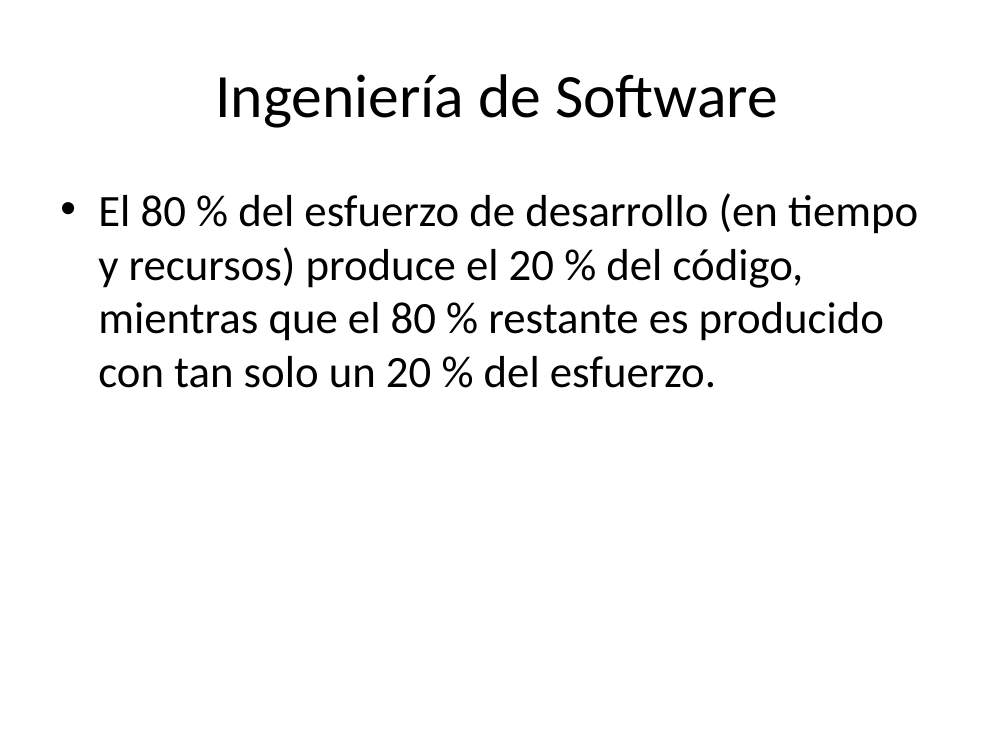
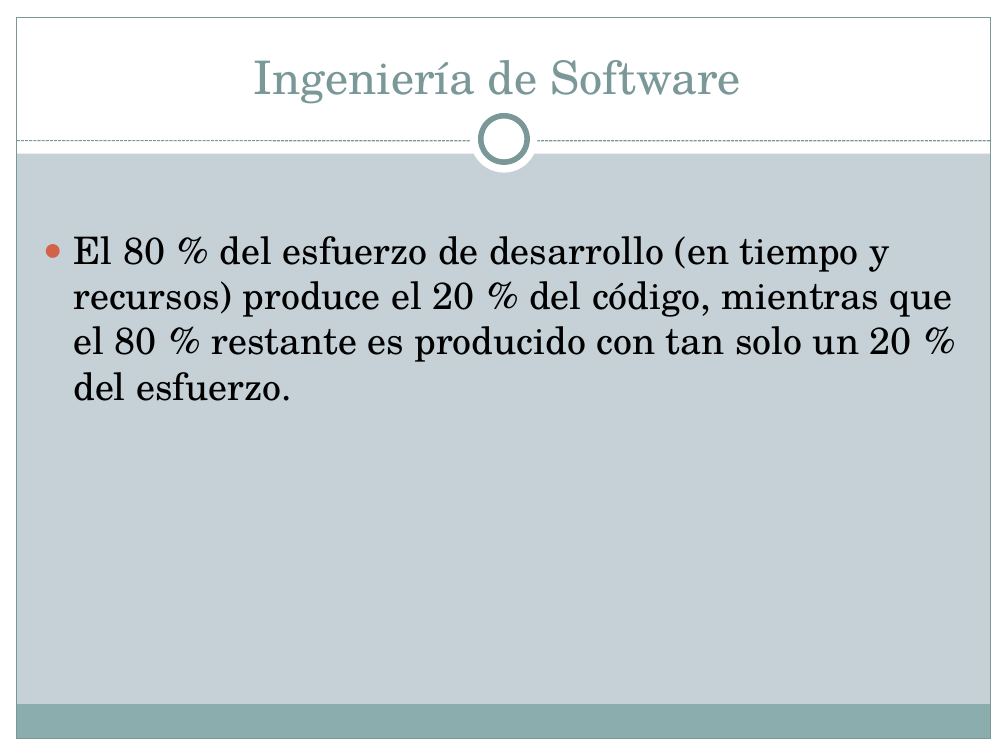
Before and after one commit to JulianAguilar/Equipo6AdminProy, a slide deck: slide 3 of tarea/Diagrama de Pareto.pptx. Drawn at 1008x756 pixels with LibreOffice and Linux fonts; fonts in the diff are those of the drawing. Boxes give left, top, right and bottom in pixels: in the first picture for what was removed or moved away, otherwise in the second. Text is boxed around its words. In the diff, an @@ line names an element or a change of style, - is before the commit and + after.

```diff
--- a/tarea/Diagrama de Pareto.pptx
+++ b/tarea/Diagrama de Pareto.pptx
@@ background #FFFFFF to #C5D1D7 @@
@@ rectangle added at bbox=[0, 0, 1008, 153], fill #FFFFFF @@
@@ rectangle added at bbox=[0, 0, 17, 756], fill #FFFFFF @@
@@ rectangle added at bbox=[17, 17, 991, 739], outline #7C999A 0.75 pt @@
@@ title "Ingeniería de Software": place and size @@
-title "Ingeniería de Software" at bbox=[215, 74, 778, 128]
+title "Ingeniería de Software" at bbox=[254, 60, 740, 104]
@@ title "Ingeniería de Software" at bbox=[254, 60, 740, 104]: size 44 to 33 pt, font Calibri to TeX Gyre Schola, text colour #000000 to #7C999A; vertical alignment middle to bottom @@
@@ rectangle added at bbox=[991, 0, 1008, 756], fill #FFFFFF @@
@@ ellipse added at bbox=[471, 106, 538, 173], fill #FFFFFF @@
@@ ellipse added at bbox=[481, 116, 527, 162], fill #FFFFFF, outline #7C999A 4 pt @@
@@ line added from (17, 141) to (991, 141), #7C999A 0.75 pt dashed @@
@@ text "El 80 % del esfuerzo ...": place and size @@
-text "El 80 % del esfuerzo ..." at bbox=[98, 193, 918, 388]
+text "El 80 % del esfuerzo ..." at bbox=[73, 236, 953, 401]
@@ text "El 80 % del esfuerzo ..." at bbox=[73, 236, 953, 401]: size 32 to 27 pt, font Calibri to TeX Gyre Schola; bullet • to ●; less space between paragraphs @@
@@ rectangle added at bbox=[16, 705, 990, 739], fill #8CADAE @@
@@ rectangle added at bbox=[0, 739, 1008, 756], fill #FFFFFF @@
```
Also in this commit, not shown: 3 other slides changed, 2 slides added, 2 slides removed.
